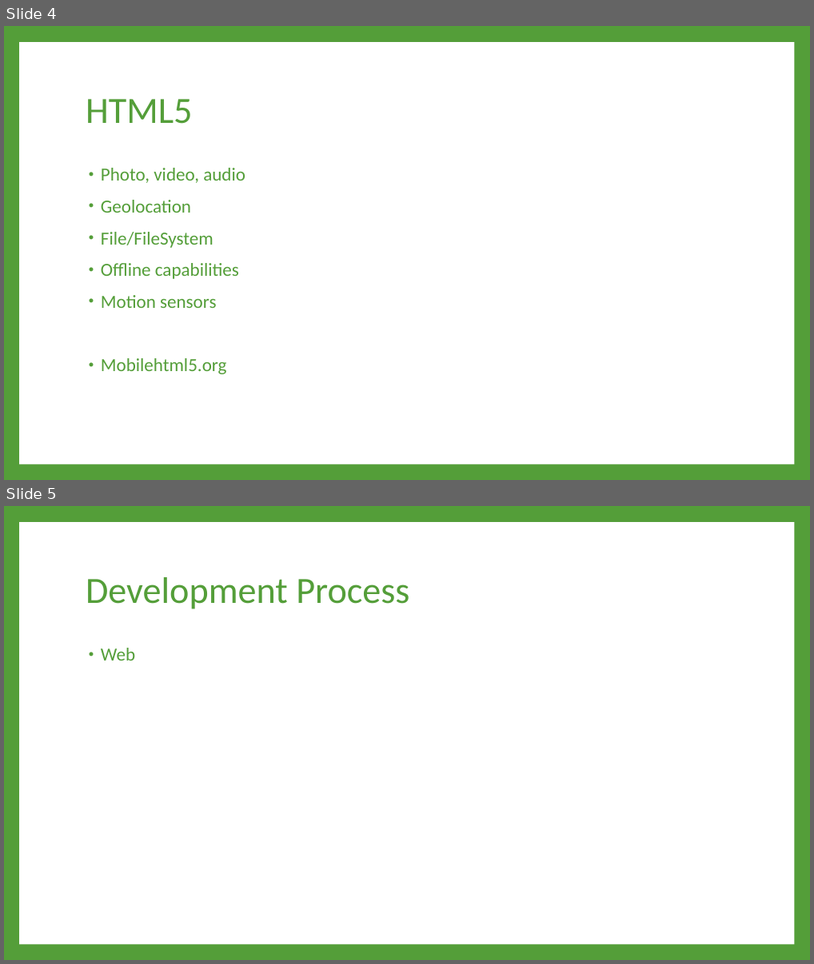
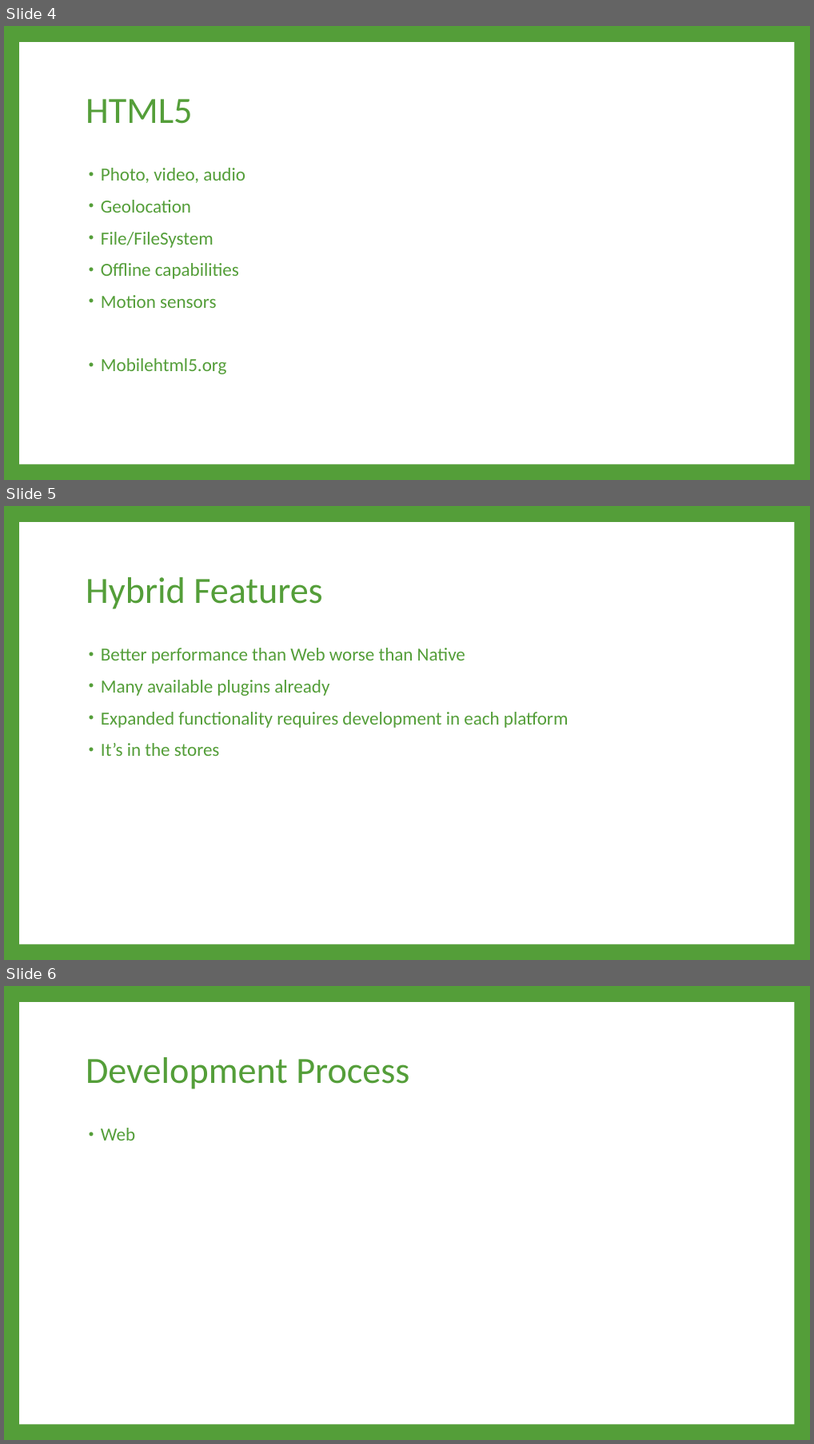
Before and after one commit to sep/WebApp, a slide deck: Mobile Development Strategies.pptx. Shown one above the other, each under a label of ours: slides 4 and 5 before the commit, slides 4, 5 and 6 after it. The pictures are 814x964 and 814x1444 pixels, drawn with LibreOffice and Linux fonts; fonts in the diff are those of the drawing. Boxes give left, top, right and bottom in pixels: in the first picture for what was removed or moved away, otherwise in the second. Text is boxed around its words. In the diff, an @@ line names an element or a change of style, - is before the commit and + after.

```diff
--- a/Mobile Development Strategies.pptx
+++ b/Mobile Development Strategies.pptx
@@ slide 5 added at <box>4,506,810,960</box>, background #549E39; not listed: 1 template element that a slide beside it also shows @@
@@ title added at <box>86,577,322,609</box>, 44 pt, text #549E39 @@
+Hybrid Features
@@ text added at <box>101,648,568,756</box>, 22 pt, text #549E39 @@
+• Better performance than Web worse than Native
+• Many available plugins already
+• Expanded functionality requires development in each platform
+• It’s in the stores
@@ what was slide 5 is now slide 6 @@
```
Also in this commit, not shown: 1 slide changed, 1 other slide added.
